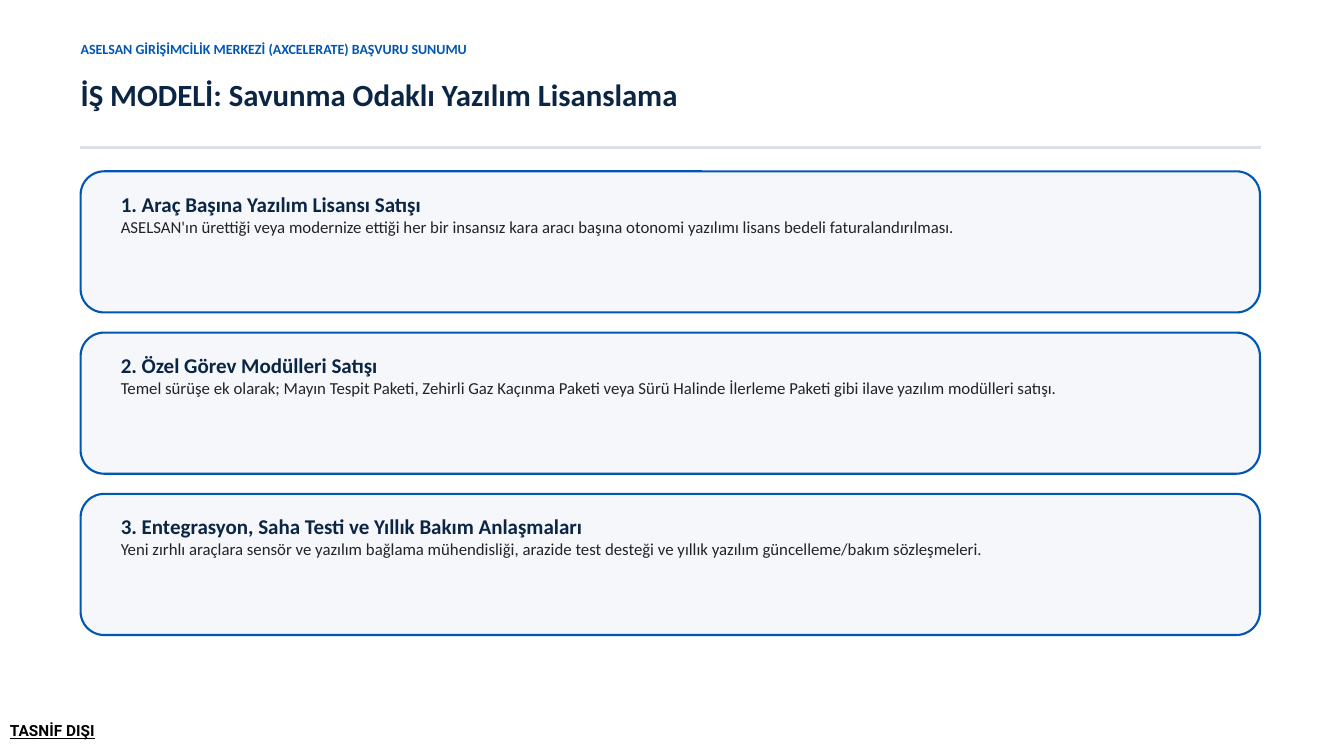
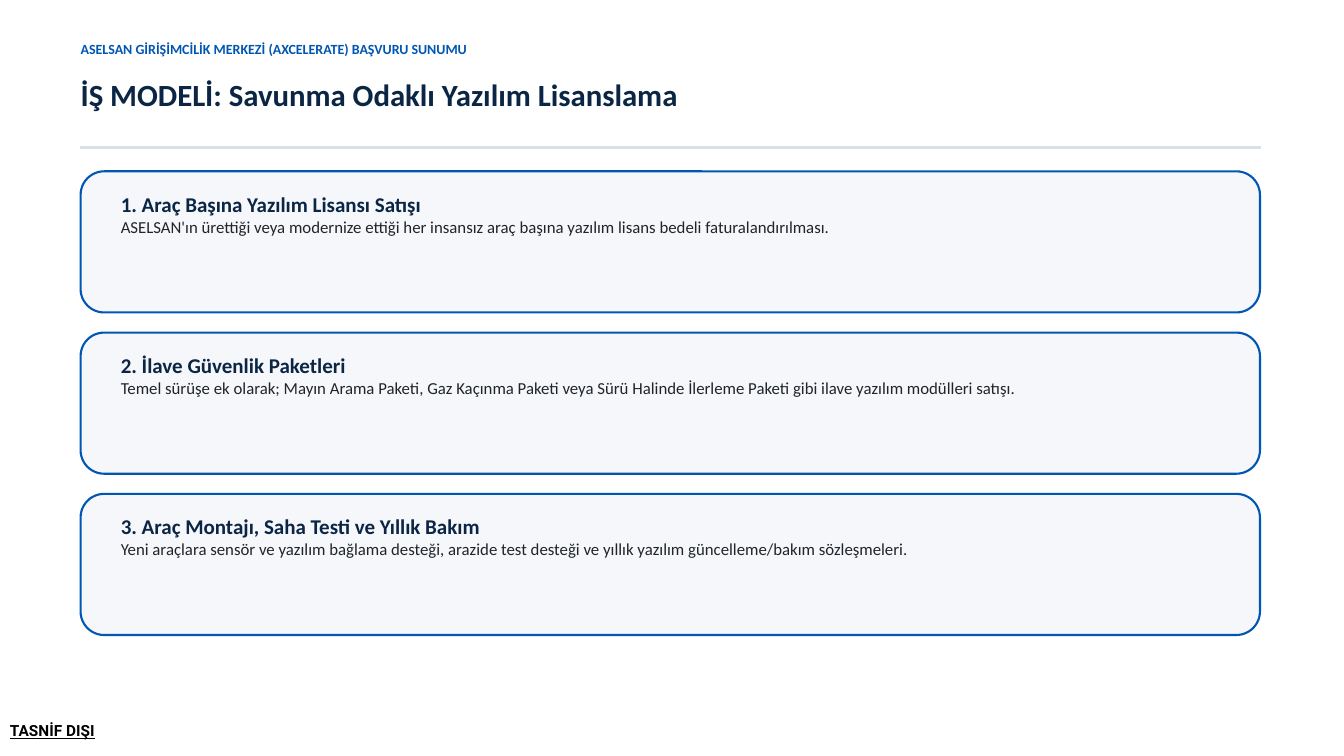
Before and after one commit to Trustia/Trustia, a slide deck: slide 8 of Kurumsal/Sunumlar/Trustia_ASELSAN_Girisim_Sunumu.pptx. Drawn at 1344x756 pixels with LibreOffice and Linux fonts; fonts in the diff are those of the drawing. Boxes give left, top, right and bottom in pixels: in the first picture for what was removed or moved away, otherwise in the second. Text is boxed around its words. In the diff, an @@ line names an element or a change of style, - is before the commit and + after.

Commit message:
ASELSAN sunum metinleri sadelestirildi ve akici Turkceye uyarlandi

```diff
--- a/Kurumsal/Sunumlar/Trustia_ASELSAN_Girisim_Sunumu.pptx
+++ b/Kurumsal/Sunumlar/Trustia_ASELSAN_Girisim_Sunumu.pptx
@@ text at box(121, 221, 829, 236): text changed @@
-ASELSAN'ın ürettiği veya modernize ettiği her bir insansız kara aracı başına otonomi yazılımı lisans bedeli faturalandırılması.
+ASELSAN'ın ürettiği veya modernize ettiği her insansız araç başına yazılım lisans bedeli faturalandırılması.
@@ text at box(121, 356, 1014, 397): text changed @@
-2. Özel Görev Modülleri Satışı
-Temel sürüşe ek olarak; Mayın Tespit Paketi, Zehirli Gaz Kaçınma Paketi veya Sürü Halinde İlerleme Paketi gibi ilave yazılım modülleri satışı.
+2. İlave Güvenlik Paketleri
+Temel sürüşe ek olarak; Mayın Arama Paketi, Gaz Kaçınma Paketi veya Sürü Halinde İlerleme Paketi gibi ilave yazılım modülleri satışı.
@@ text at box(121, 519, 907, 558): text changed @@
-3. Entegrasyon, Saha Testi ve Yıllık Bakım Anlaşmaları
-Yeni zırhlı araçlara sensör ve yazılım bağlama mühendisliği, arazide test desteği ve yıllık yazılım güncelleme/bakım sözleşmeleri.
+3. Araç Montajı, Saha Testi ve Yıllık Bakım
+Yeni araçlara sensör ve yazılım bağlama desteği, arazide test desteği ve yıllık yazılım güncelleme/bakım sözleşmeleri.
```
Also in this commit, not shown: 12 other slides changed, 3 other files.
